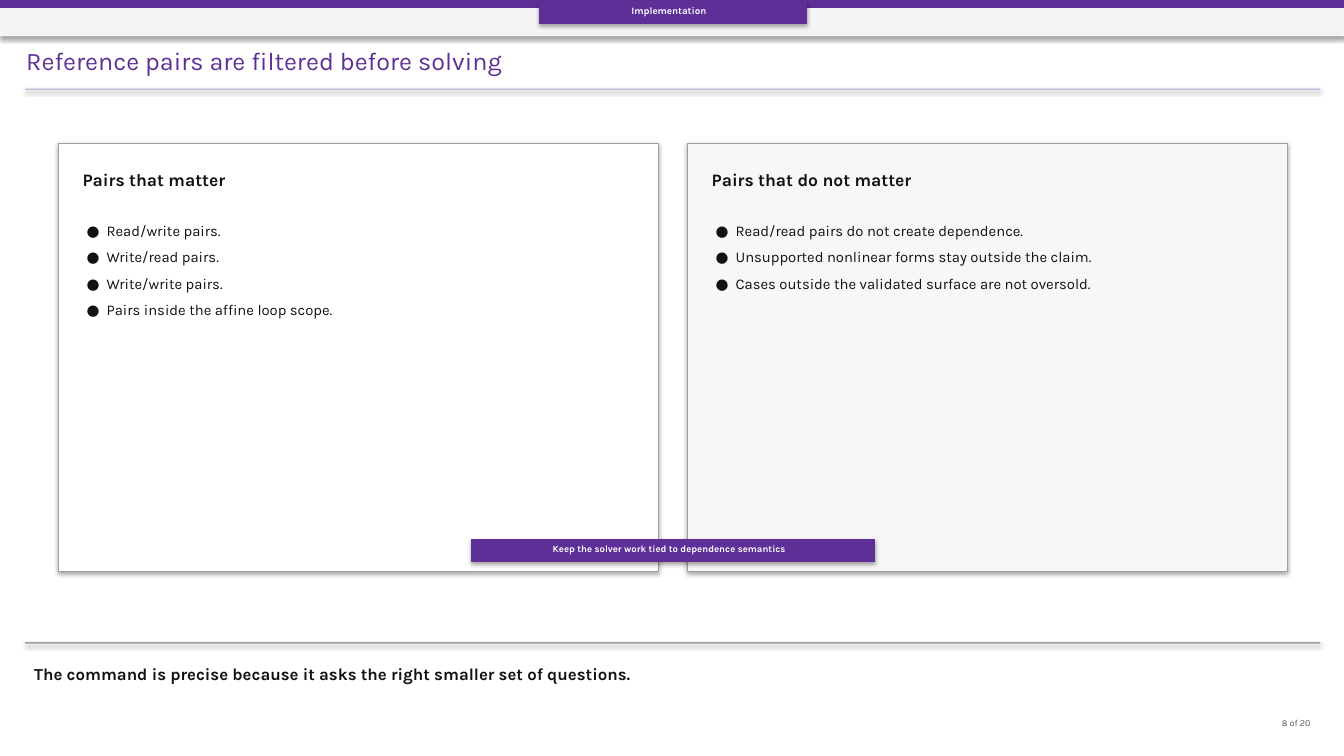
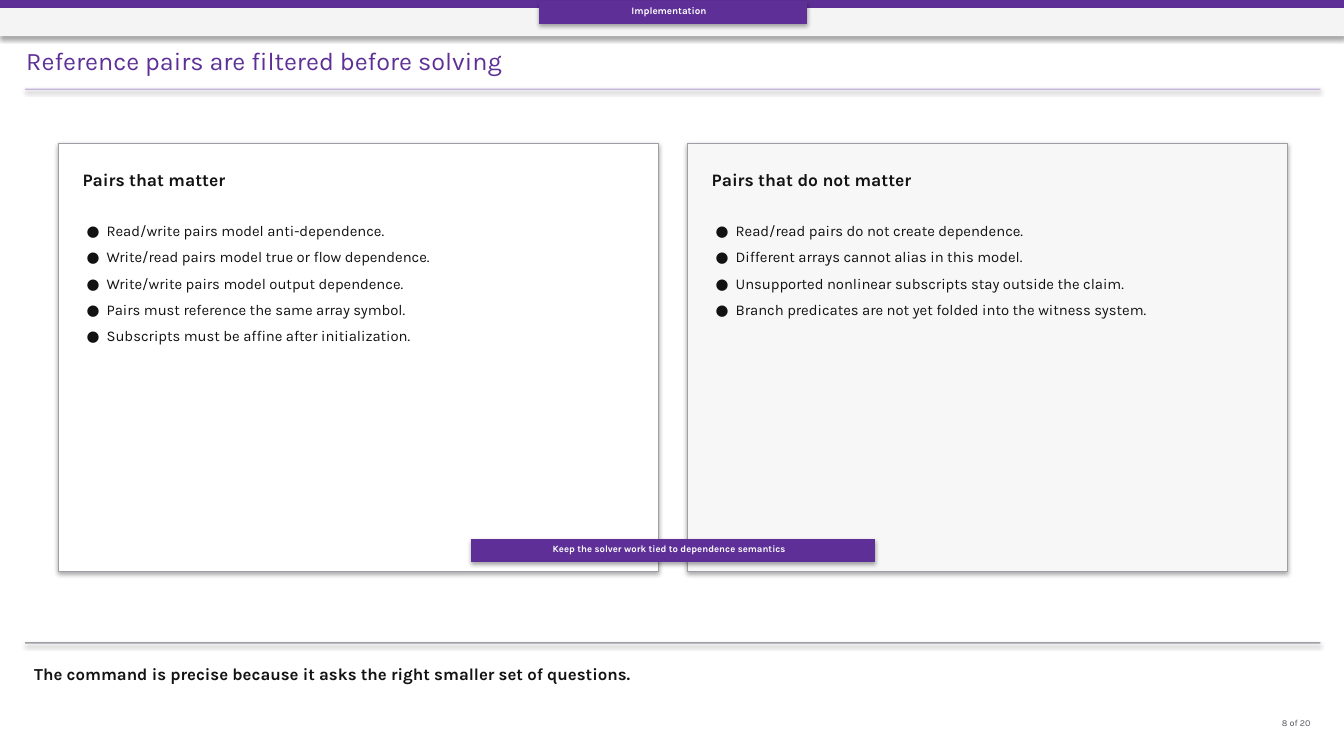
Before and after one commit to Hardik-S/april-peer-presentation, a slide deck: slide 8 of deck/April_peer_presentation.pptx. Drawn at 1344x756 pixels with LibreOffice and Linux fonts; fonts in the diff are those of the drawing. Boxes give left, top, right and bottom in pixels: in the first picture for what was removed or moved away, otherwise in the second. Text is boxed around its words. In the diff, an @@ line names an element or a change of style, - is before the commit and + after.

```diff
--- a/deck/April_peer_presentation.pptx
+++ b/deck/April_peer_presentation.pptx
@@ text at [107, 225, 430, 345]: text changed @@
-● Read/write pairs.
-● Write/read pairs.
-● Write/write pairs.
-● Pairs inside the affine loop scope.
+● Read/write pairs model anti-dependence.
+● Write/read pairs model true or flow dependence.
+● Write/write pairs model output dependence.
+● Pairs must reference the same array symbol.
+● Subscripts must be affine after initialization.
@@ text at [736, 251, 1146, 319]: text changed @@
-● Unsupported nonlinear forms stay outside the claim.
-● Cases outside the validated surface are not oversold.
+● Different arrays cannot alias in this model.
+● Unsupported nonlinear subscripts stay outside the claim.
+● Branch predicates are not yet folded into the witness system.
```
Also in this commit, not shown: 12 other slides changed, 18 other files.
